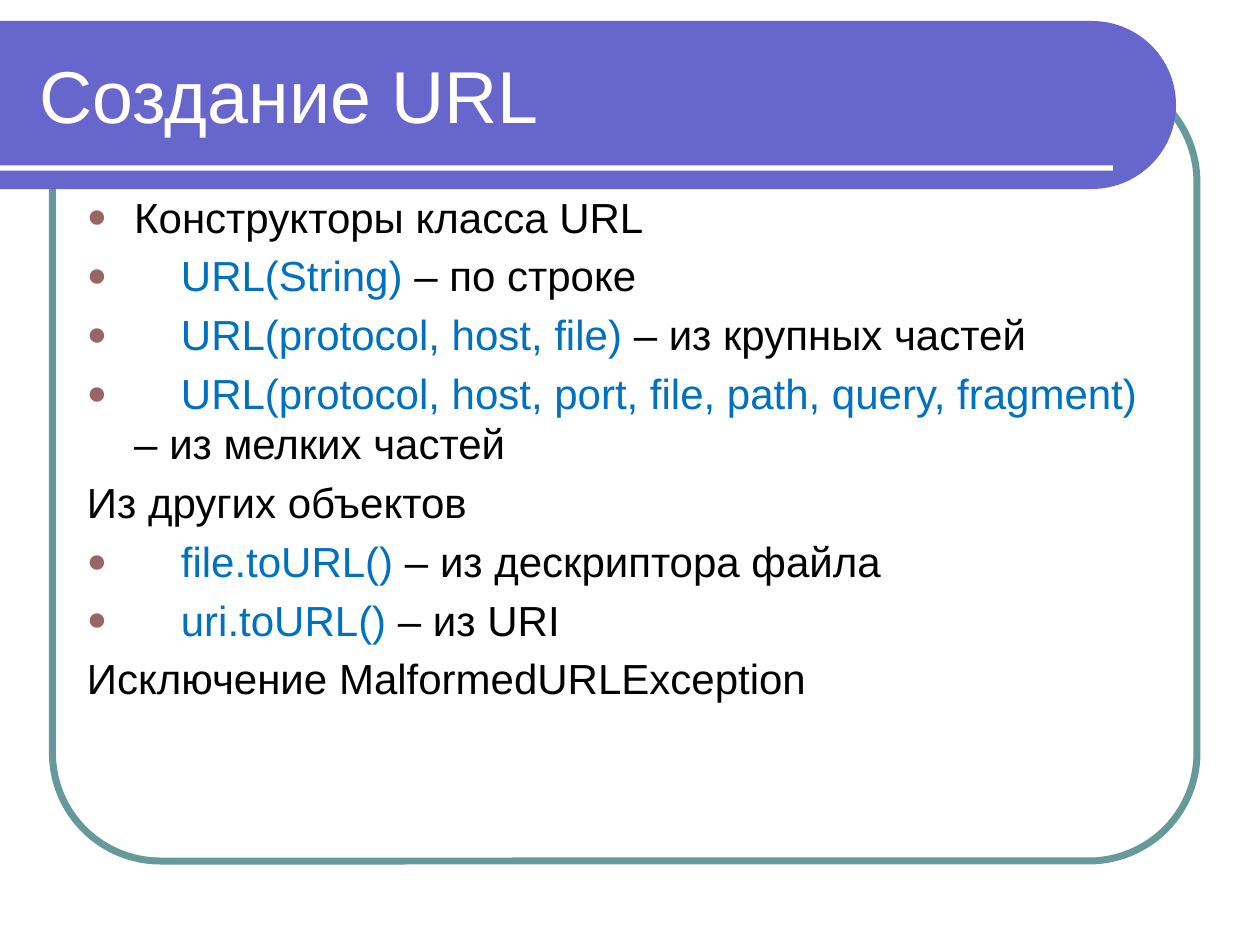
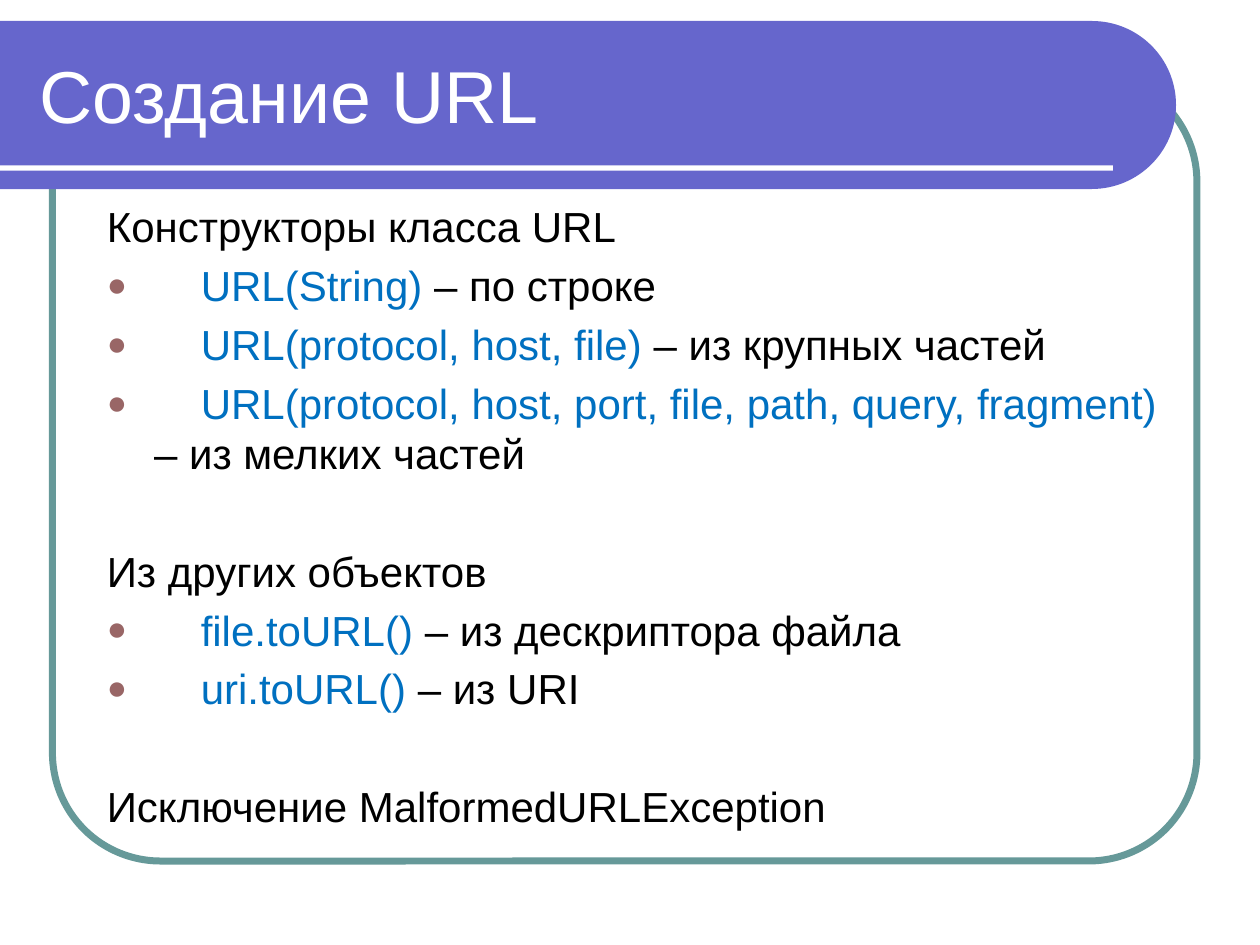
Before and after one commit to maxchv/JavaLessons, a slide deck: slide 12 of Lesson16/Network.pptx (slide 11 before the commit). Drawn at 1260x945 pixels with LibreOffice and Linux fonts; fonts in the diff are those of the drawing. Boxes give left, top, right and bottom in pixels: in the first picture for what was removed or moved away, otherwise in the second. Text is boxed around its words. In the diff, an @@ line names an element or a change of style, - is before the commit and + after.

```diff
--- a/Lesson16/Network.pptx
+++ b/Lesson16/Network.pptx
@@ text "Конструкторы класса URL": place and size @@
-text "Конструкторы класса URL" at (87,204,1137,703)
+text "Конструкторы класса URL" at (107,213,1157,823)
@@ text at (107,213,616,251): bullet ● to none @@
```
Also in this commit, not shown: 5 other slides changed, 1 slide added, 3 other files.
